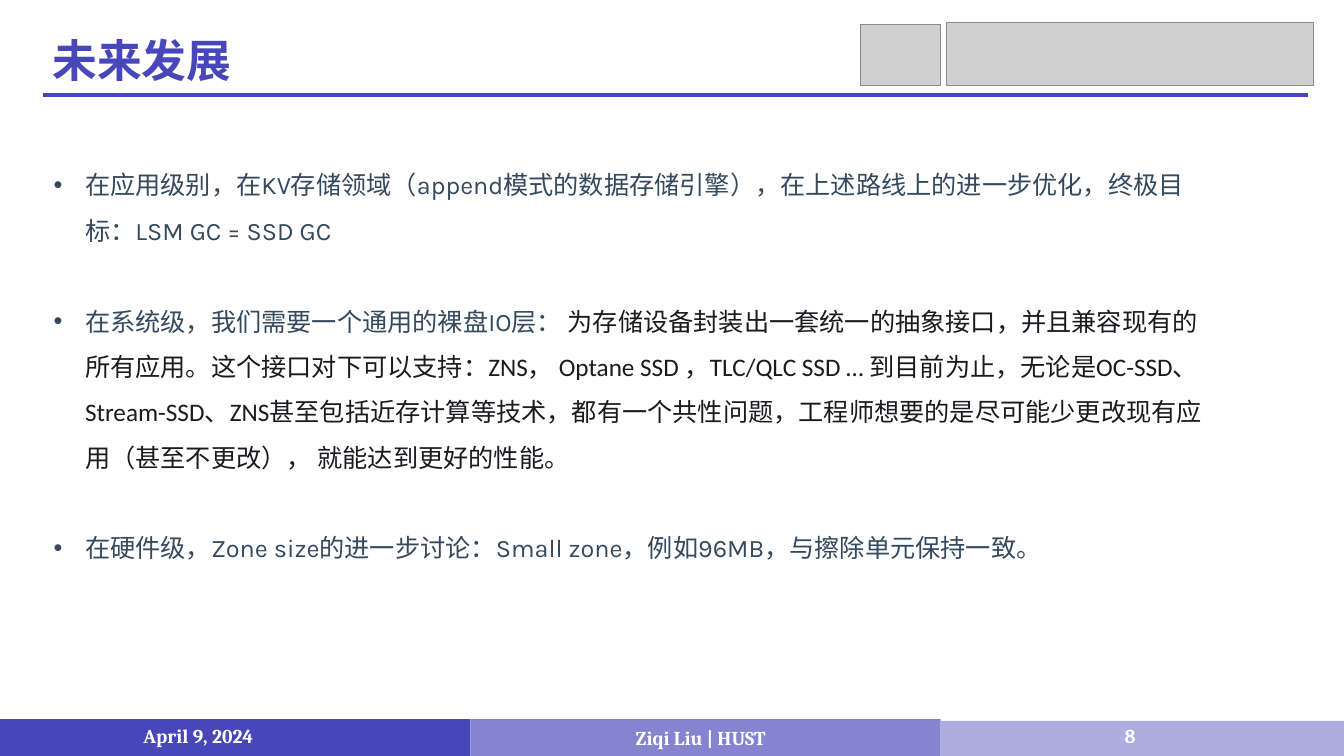
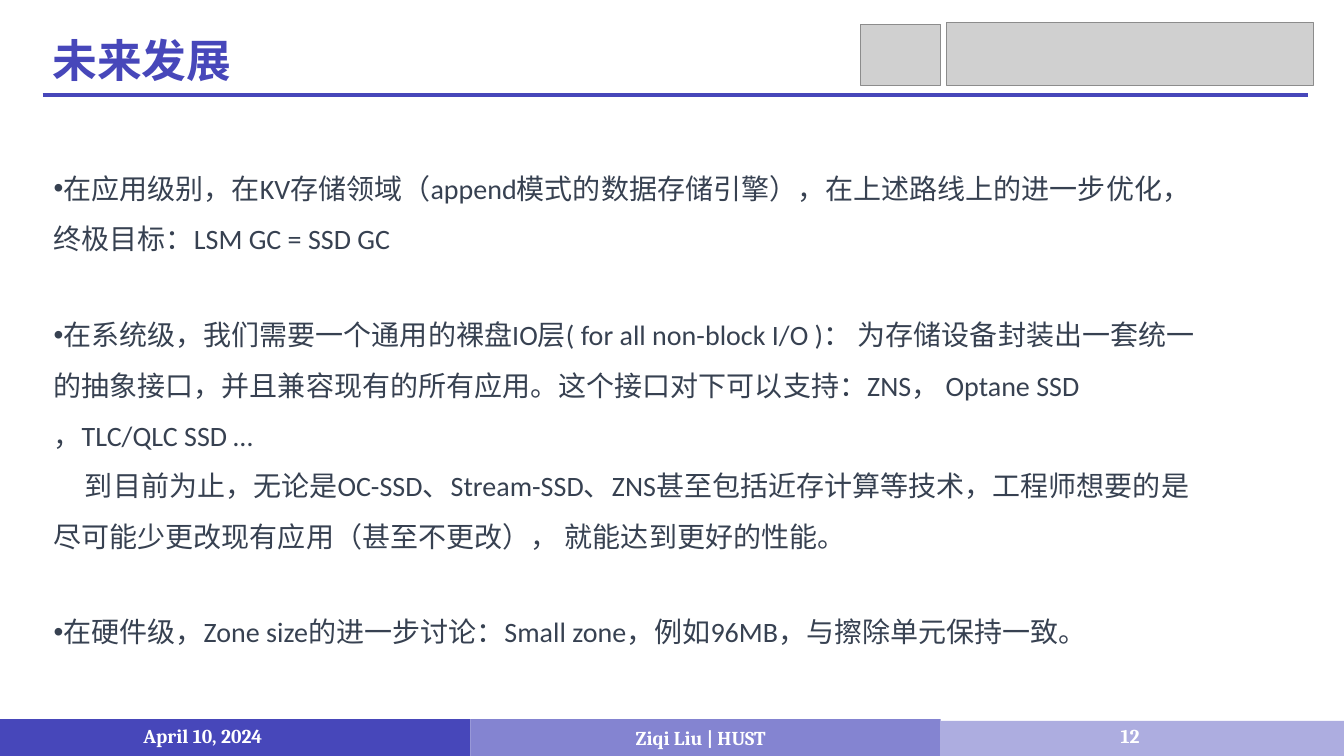
Before and after one commit to LiuziqiOvO/md, a slide deck: slide 12 of Paper/报告/6_4-10汇报.pptx (slide 8 before the commit). Drawn at 1344x756 pixels with LibreOffice and Linux fonts; fonts in the diff are those of the drawing; grey boxes stand for pictures; background and template pictures are left out. Boxes give left, top, right and bottom in pixels: in the first picture for what was removed or moved away, otherwise in the second. Text is boxed around its words. In the diff, an @@ line names an element or a change of style, - is before the commit and + after.

```diff
--- a/Paper/报告/6_4-10汇报.pptx
+++ b/Paper/报告/6_4-10汇报.pptx
@@ text at (54, 175, 1190, 645): size 18 to 20 pt, font Karla to Calibri, text colour #34495E to #374151 in "在应用级别，在KV存储领域（append模式的数据存储引擎），在上述路线上的进一步优化，终极目标：LSM GC = SS ...", "在硬件级，Zone size的进一步讨论：Small zone，例如96MB，与擦除单元保持一致。"; indent changed @@
@@ text at (54, 321, 1195, 550): text changed; size 18 to 20 pt; text colour #191B1F to #374151 @@
-• 在系统级，我们需要一个通用的裸盘IO层： 为存储设备封装出一套统一的抽象接口，并且兼容现有的所有应用。这个接口对下可以支持：ZNS， Optane SSD ，TLC/QLC SSD … 到目前为止，无论是OC-SSD、Stream-SSD、ZNS甚至包括近存计算等技术，都有一个共性问题，工程师想要的是尽可能少更改现有应用（甚至不更改）， 就能达到更好的性能。
+• 在系统级，我们需要一个通用的裸盘IO层( for all non-block I/O )： 为存储设备封装出一套统一的抽象接口，并且兼容现有的所有应用。这个接口对下可以支持：ZNS， Optane SSD ，TLC/QLC SSD …
+到目前为止，无论是OC-SSD、Stream-SSD、ZNS甚至包括近存计算等技术，工程师想要的是尽可能少更改现有应用（甚至不更改）， 就能达到更好的性能。
@@ text at (143, 729, 262, 747): text changed @@
-April 9, 2024
+April 10, 2024
@@ page number at (1121, 730, 1140, 743): text changed @@
-8
+12
```
Also in this commit, not shown: 14 other slides changed.
